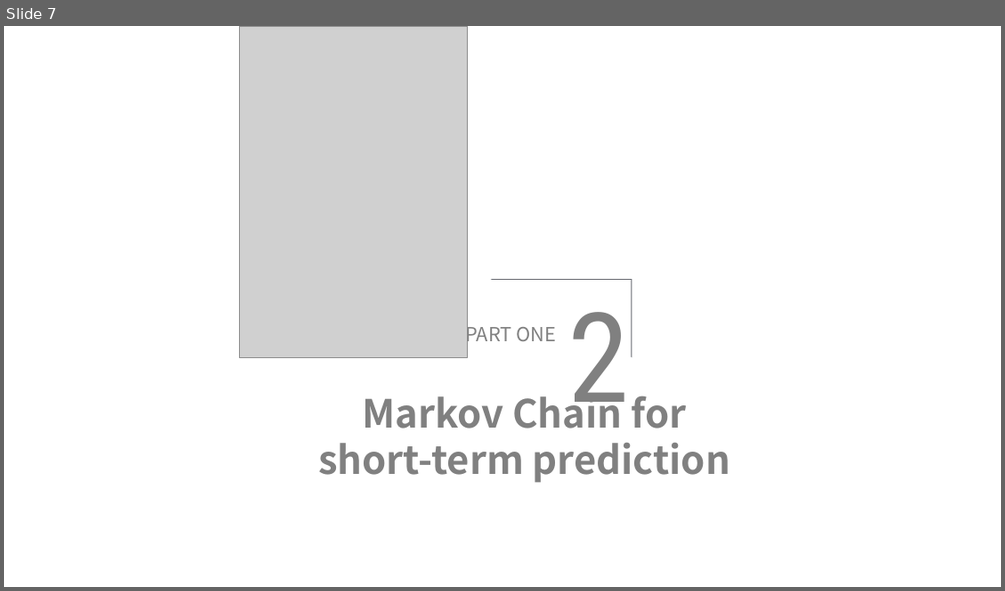
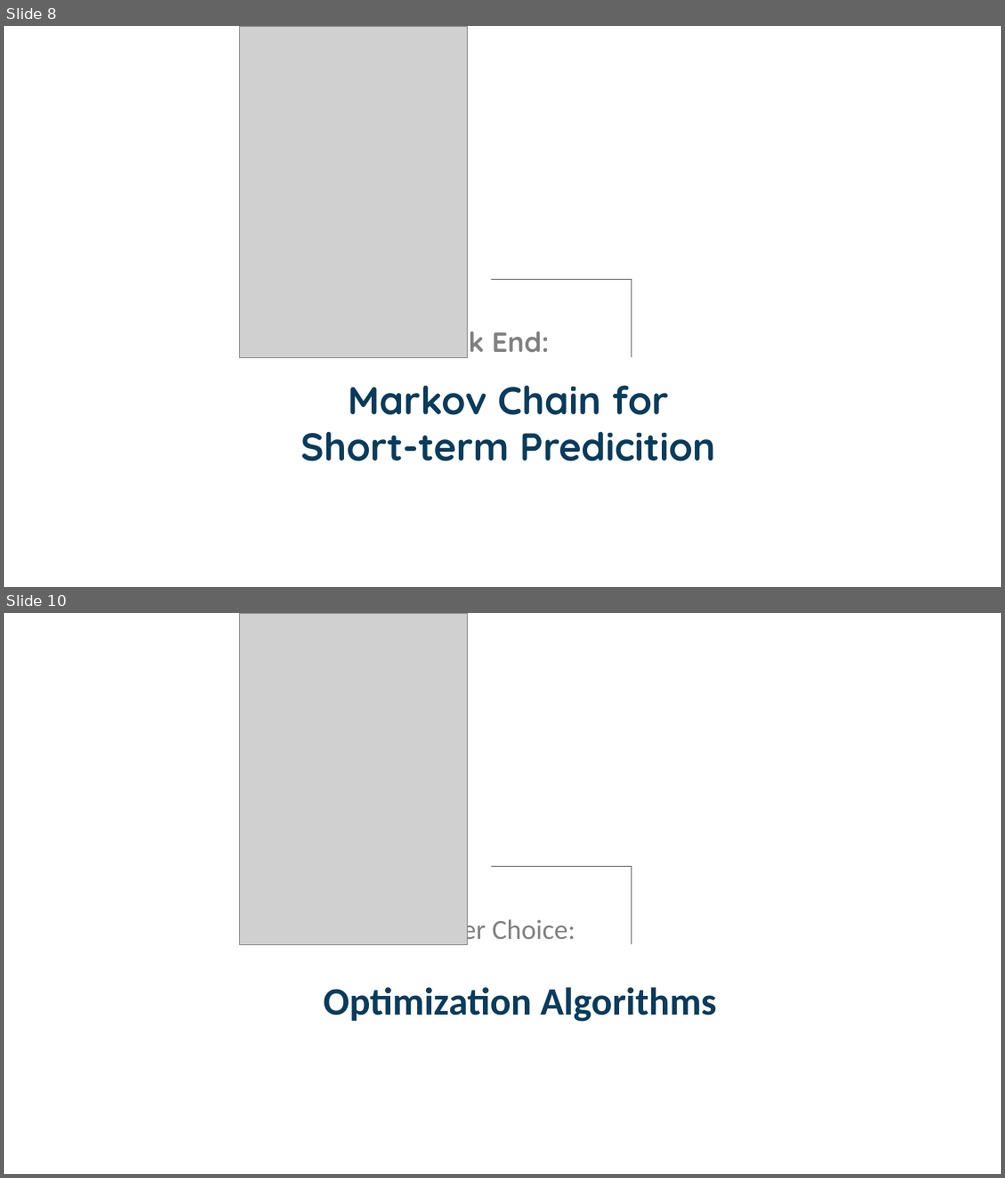
Before and after one commit to yippp/Musier, a slide deck: MidtermPRE/MusierMidtermFront.pptx. Shown one above the other, each under a label of ours: slide 7 before the commit, slides 8 and 10 after it; the slides between them are not shown. The pictures are 1005x591 and 1005x1178 pixels, drawn with LibreOffice and Linux fonts; fonts in the diff are those of the drawing; grey boxes stand for pictures. Boxes give left, top, right and bottom in pixels: in the first picture for what was removed or moved away, otherwise in the second. Text is boxed around its words. In the diff, an @@ line names an element or a change of style, - is before the commit and + after.

```diff
--- a/MidtermPRE/MusierMidtermFront.pptx
+++ b/MidtermPRE/MusierMidtermFront.pptx
@@ slide 10 added at bbox=[4, 613, 1001, 1174], background #FFFFFF @@
@@ picture added at bbox=[239, 613, 467, 944] @@
@@ half frame added at bbox=[491, 866, 632, 945], fill #65686F @@
@@ text added at bbox=[394, 916, 574, 946], 20 pt, text #808080 @@
+A Better Choice:
@@ text added at bbox=[324, 987, 717, 1022], 28 pt, text #093B5C, bold @@
+Optimization Algorithms
@@ what was slide 7 is now slide 8 @@
@@ slide 8 changed as well @@
@@ text removed at bbox=[568, 312, 630, 428] @@
-2
@@ text at bbox=[419, 322, 549, 359]: text changed; size 14 to 20 pt; font Noto Sans CJK SC to Quicksand; bold on @@
-PART ONE
+Back End:
@@ text at bbox=[300, 385, 715, 461]: text changed; font Noto Sans CJK SC to Quicksand; text colour #808080 to #093B5C @@
-Markov Chain for short-term prediction
+Markov Chain for Short-term Predicition
```
Also in this commit, not shown: 2 other slides changed, 10 other slides added, 22 slides removed.
